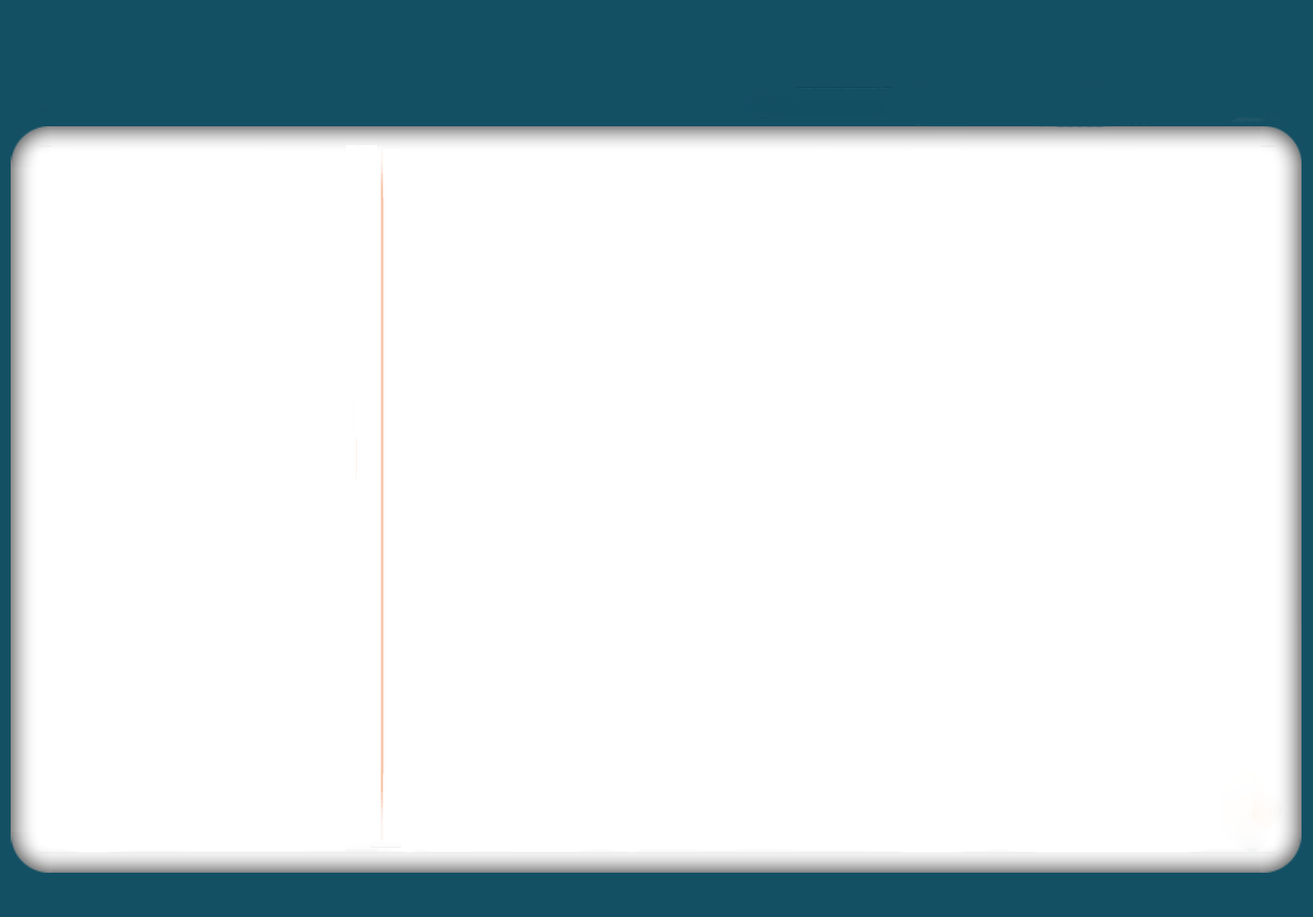
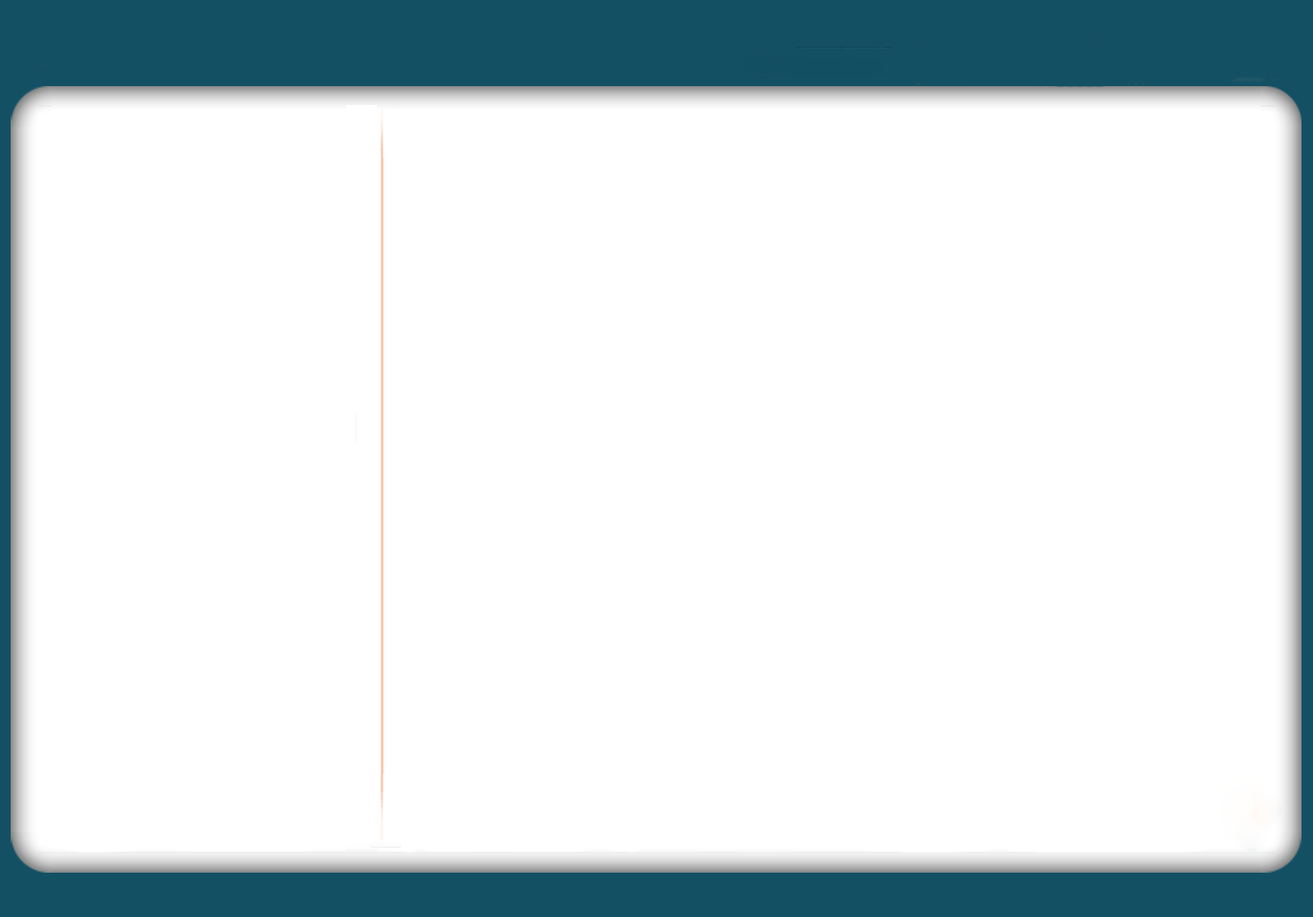
Comparing the layer stacks of the two 1313 x 917 images. Changes:
removed layer "divider" over [380, 149, 385, 199]
painted on "Layer 0" over [10, 45, 1302, 481]
added layer "Layer 0 copy" over [10, 45, 1302, 481]
